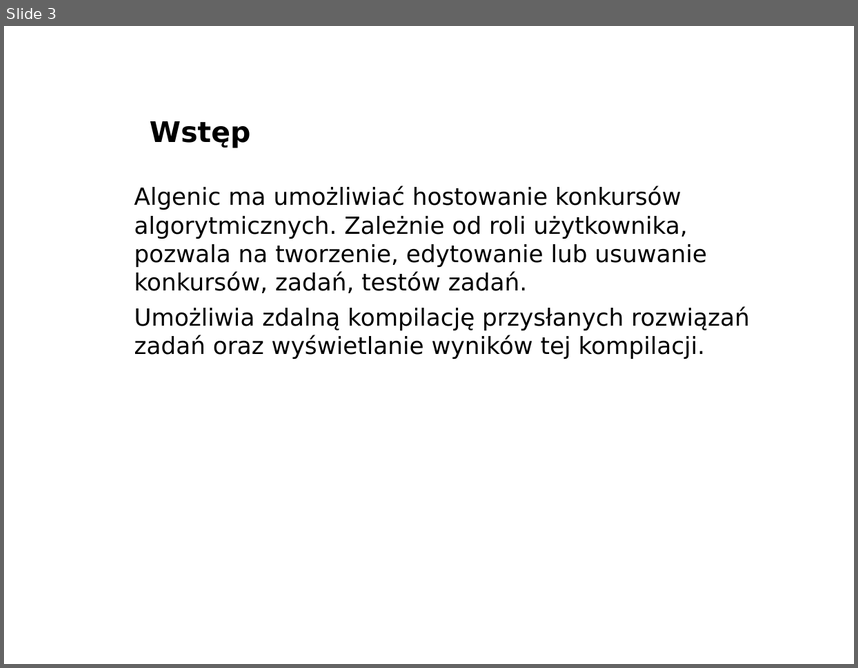
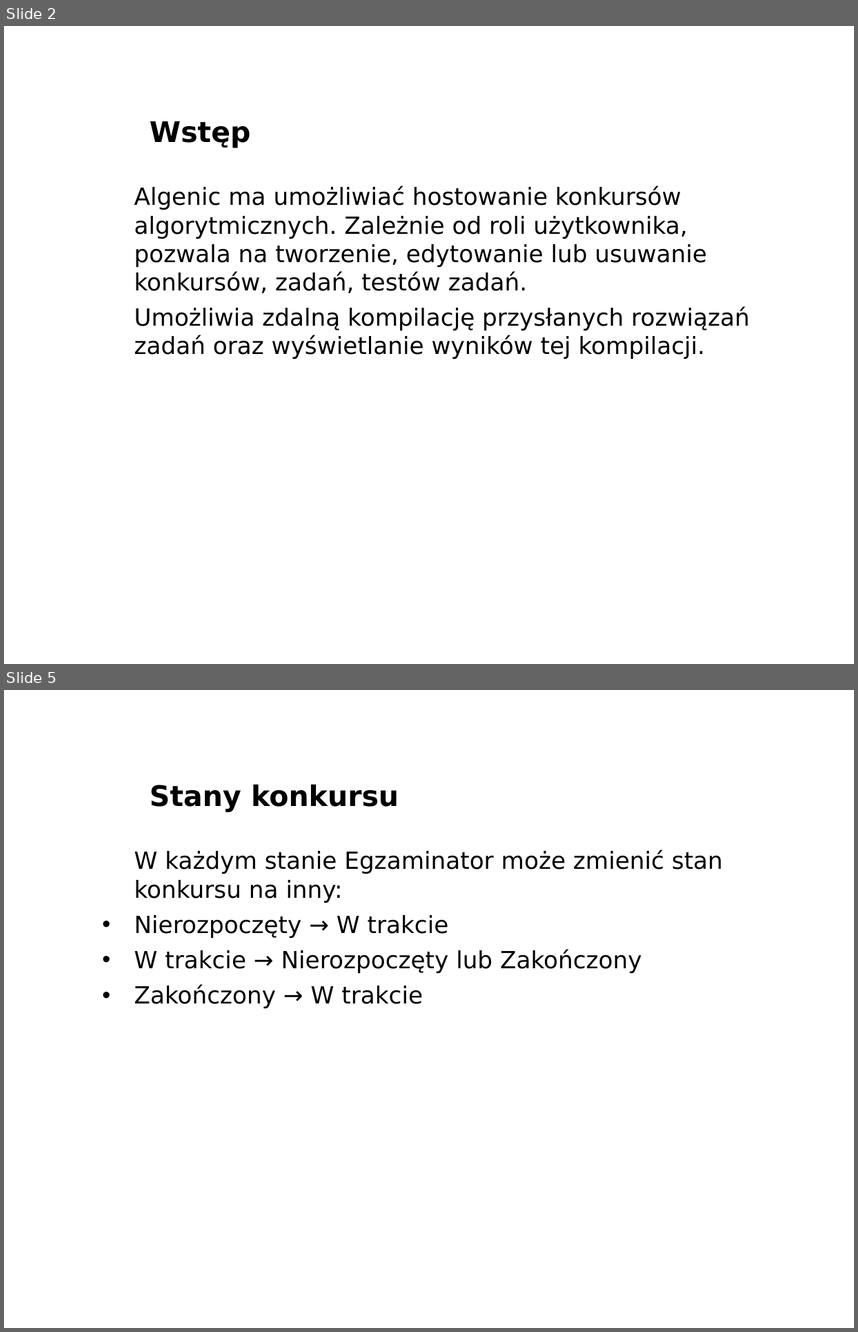
Before and after one commit to marax27/Algenic, a slide deck: docs/Presentation/AlgenicPresentation.odp. Shown one above the other, each under a label of ours: slide 3 before the commit, slides 2 and 5 after it; the slides between them are not shown. The pictures are 858x668 and 858x1332 pixels, drawn with LibreOffice and Linux fonts; fonts in the diff are those of the drawing; background and template pictures are left out. Boxes give left, top, right and bottom in pixels: in the first picture for what was removed or moved away, otherwise in the second. Text is boxed around its words. In the diff, an @@ line names an element or a change of style, - is before the commit and + after.

```diff
--- a/docs/Presentation/AlgenicPresentation.odp
+++ b/docs/Presentation/AlgenicPresentation.odp
@@ slide 5 added at bbox=[4, 690, 854, 1328], background picture (left out) @@
@@ title added at bbox=[150, 784, 399, 812], 24 pt, text #000000, bold @@
+Stany konkursu
@@ text added at bbox=[134, 850, 723, 1008], 20 pt, text #000000 @@
+W każdym stanie Egzaminator może zmienić stan konkursu na inny:
+• Nierozpoczęty → W trakcie
+• W trakcie → Nierozpoczęty lub Zakończony
+• Zakończony → W trakcie
@@ text added at bbox=[714, 1305, 854, 1328], 11 pt, text #FFFFFF, bold @@
+www.agh.edu.pl
@@ what was slide 3 is now slide 2 @@
```
Also in this commit, not shown: 9 other slides added, 4 slides removed, 3 other files.
